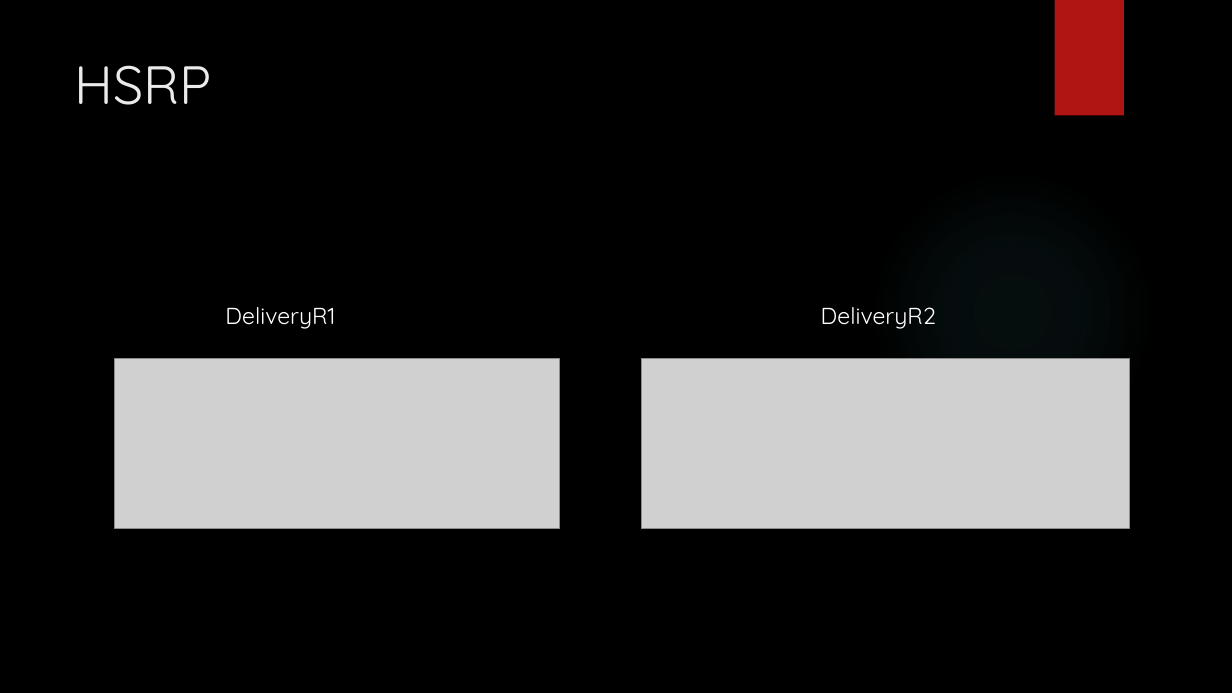
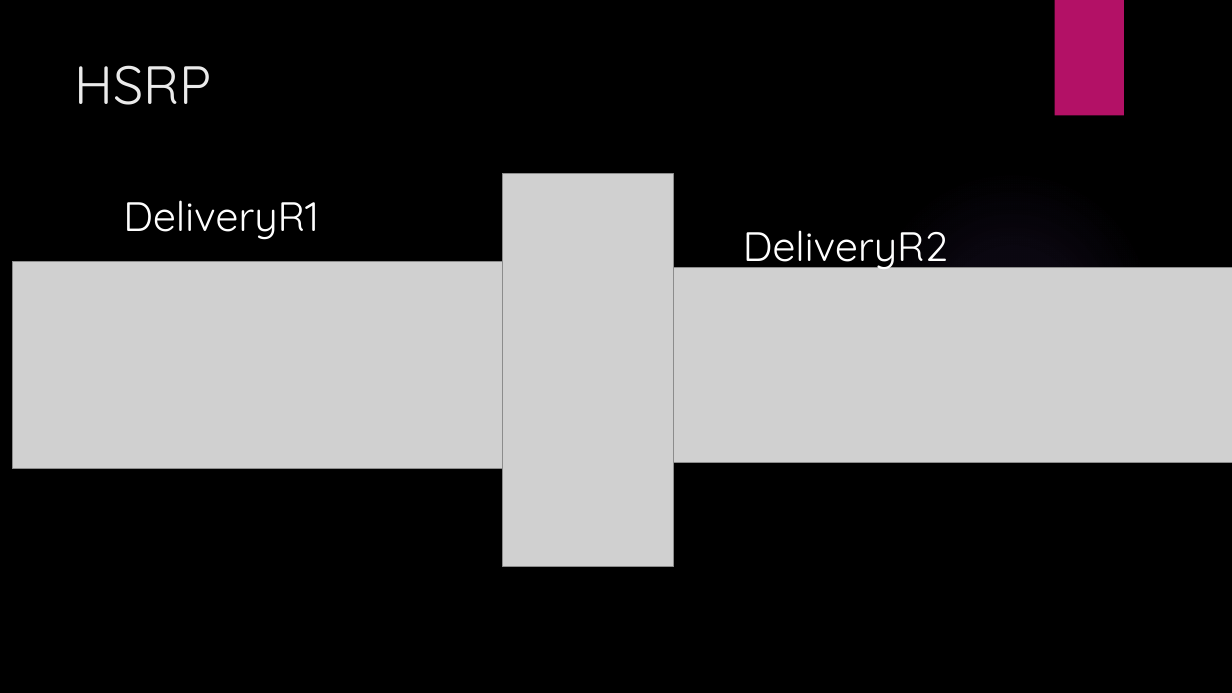
Before and after one commit to LajkaK2006/BorsodNet, a slide deck: slide 10 of Tacos KFT.pptx (slide 9 before the commit). Drawn at 1232x693 pixels with LibreOffice and Linux fonts; fonts in the diff are those of the drawing; grey boxes stand for pictures; background and template pictures are left out. Boxes give left, top, right and bottom in pixels: in the first picture for what was removed or moved away, otherwise in the second. Text is boxed around its words. In the diff, an @@ line names an element or a change of style, - is before the commit and + after.

```diff
--- a/Tacos KFT.pptx
+++ b/Tacos KFT.pptx
@@ rectangle at [1055,0,1124,116]: fill #B01513 to #B31166 @@
@@ picture added at [503,174,674,567] @@
@@ ellipse at [870,169,1154,454]: fill gradient #50B9C1 to gradient #9B6BF2 @@
@@ text "DeliveryR1" at [123,200,319,240]: size 18 to 32 pt @@
@@ text "DeliveryR1": place and size @@
-text "DeliveryR1" at [225,307,335,329]
+text "DeliveryR1" at [123,200,319,240]
@@ text "DeliveryR2": place and size @@
-text "DeliveryR2" at [821,307,936,329]
+text "DeliveryR2" at [743,230,948,272]
@@ text "DeliveryR2" at [743,230,948,272]: size 18 to 32 pt @@
@@ picture: place and size @@
-picture at [115,359,560,529]
+picture at [13,262,555,469]
@@ picture: place and size @@
-picture at [642,359,1130,529]
+picture at [665,267,1232,463]
```
Also in this commit, not shown: 16 other slides changed, 3 slides added, 1 slide removed.
